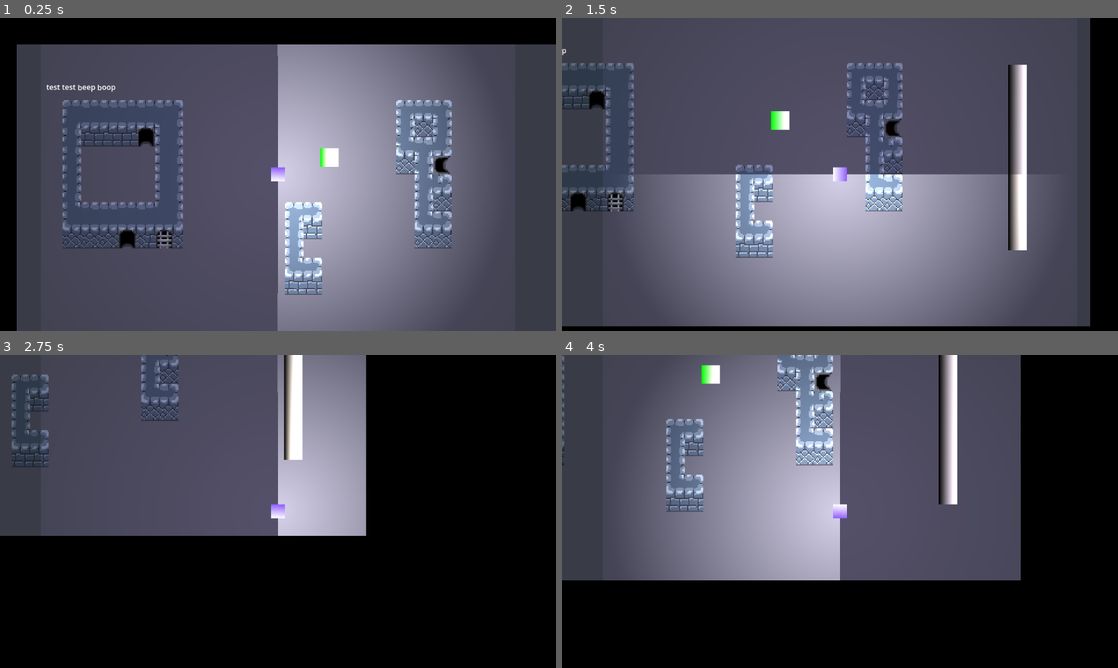
Above: before the commit, frames 1-4 (two rows, left to right).
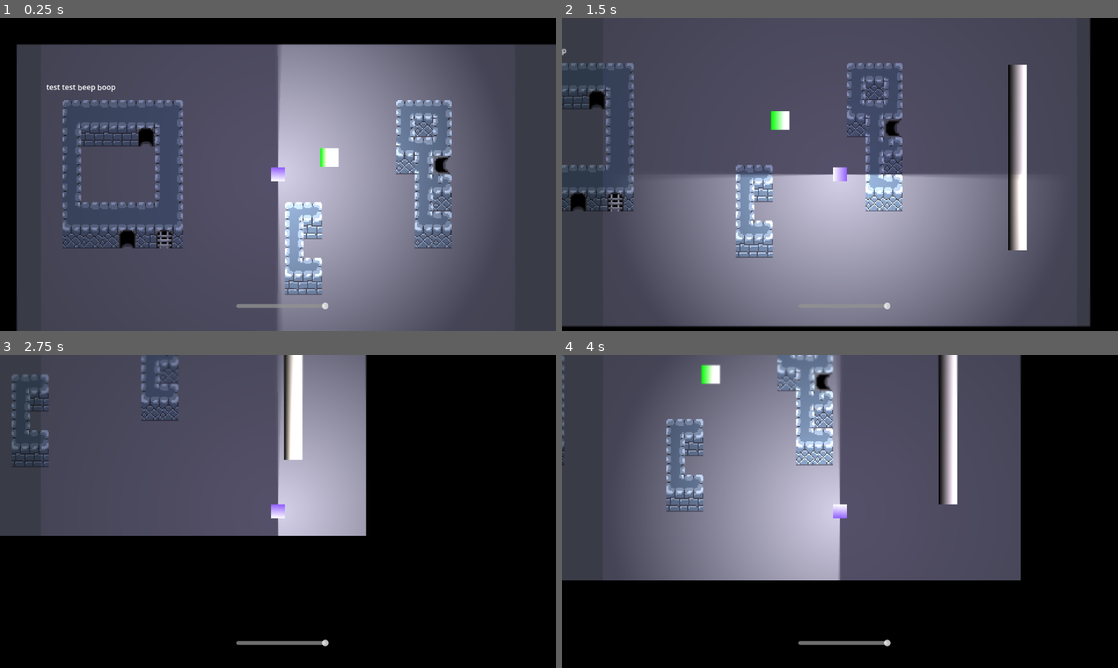
Above: after the commit, the same moments.

Repository: spdskatr/perplex-temple
Game: Godot game, scene res://scenes/test_spdskatr.tscn
The game is run twice, just before and just after one commit, with the same random seed, the same clock (stepped at 60 frames per second) and the same inputs. This scene is started directly instead of the project's main scene.
Inputs:
- Up to frame 1 (0.25 s): no input
- Up to frame 2 (1.5 s): tap Enter (accept) at 0.5 s; hold Right (right) 0.53-1.28 s; hold Enter (accept) 0.53-1.28 s; hold Down (down) from 1.28 s (still down); tap Shift (shift) at 1.35 s
- Up to frame 3 (2.75 s): release Down (down) at 2.03 s; hold Right (right) from 2.03 s (still down); hold Enter (accept) from 2.03 s (still down)
- Up to frame 4 (4 s): release Right (right) at 2.78 s; release Enter (accept) at 2.78 s; hold Up (up) 2.78-3.53 s; tap Shift (shift) at 2.85 s; tap Enter (accept) at 3.5 s; hold Left (left) from 3.53 s (still down); hold Enter (accept) from 3.53 s (still down)

The runs differ from the first frame. In frame 1, 0.4% of the frame differs, in the area x 42-74%, y 8-97%; in frame 2, 0.2%; in frame 3, 0.3%; in frame 4, 0.5%, in the area x 0-72%, y 0-94%.

Commit message:
mess about with lights

Diff:
--- a/scenes/objects/player.tscn
+++ b/scenes/objects/player.tscn
@@ -74,7 +74,8 @@
 color = Color(1, 0.972549, 0.796078, 1)
 energy = 1.5
 shadow_enabled = true
-shadow_filter_smooth = 14.9
+shadow_filter = 2
+shadow_filter_smooth = 0.5
 shadow_item_cull_mask = 515
 texture = SubResource("GradientTexture2D_lgx2o")
 
--- a/scenes/test_spdskatr.tscn
+++ b/scenes/test_spdskatr.tscn
@@ -1,12 +1,13 @@
-[gd_scene load_steps=9 format=4 uid="uid://bo51v4dymvm1t"]
+[gd_scene load_steps=10 format=4 uid="uid://bo51v4dymvm1t"]
 
 [ext_resource type="Script" path="res://scenes/scripts/test_spdskatr/level.gd" id="1_12a1y"]
 [ext_resource type="PackedScene" uid="uid://c7861vcnmeslg" path="res://scenes/objects/player.tscn" id="1_ll32n"]
 [ext_resource type="PackedScene" uid="uid://dulabxngl3sch" path="res://scenes/objects/base_wall.tscn" id="2_8lnho"]
-[ext_resource type="TileSet" uid="uid://d035mgrwol727" path="res://scenes/wall_tileset.tres" id="2_44ybx"]
+[ext_resource type="TileSet" uid="uid://dg1ffbnh3fw3r" path="res://scenes/wall_tileset.tres" id="2_44ybx"]
 [ext_resource type="PackedScene" uid="uid://plc656plpuek" path="res://scenes/objects/base_pad.tscn" id="3_0vvmf"]
 [ext_resource type="Script" path="res://scenes/scripts/dialogue.gd" id="7_41itj"]
 [ext_resource type="FontFile" uid="uid://bqi64atqmb4qq" path="res://assets/fonts/Lexend-Regular.ttf" id="8_mwvnj"]
+[ext_resource type="PackedScene" uid="uid://g1npvyb4ygmy" path="res://scenes/hud.tscn" id="8_qcnww"]
 
 [sub_resource type="RectangleShape2D" id="RectangleShape2D_8gwwp"]
 size = Vector2(10, 10)
@@ -88,6 +89,8 @@
 theme_override_font_sizes/font_size = 32
 autowrap_mode = 2
 
+[node name="HUD" parent="." instance=ExtResource("8_qcnww")]
+
 [connection signal="body_entered" from="Pad" to="." method="_on_pad_body_entered"]
 [connection signal="body_entered" from="Door1" to="." method="_on_door_1_body_entered"]
 [connection signal="body_entered" from="Door2" to="." method="_on_door_2_body_entered"]
Not shown: 1 places in scenes/wall_tileset.tres that only renumber resources
